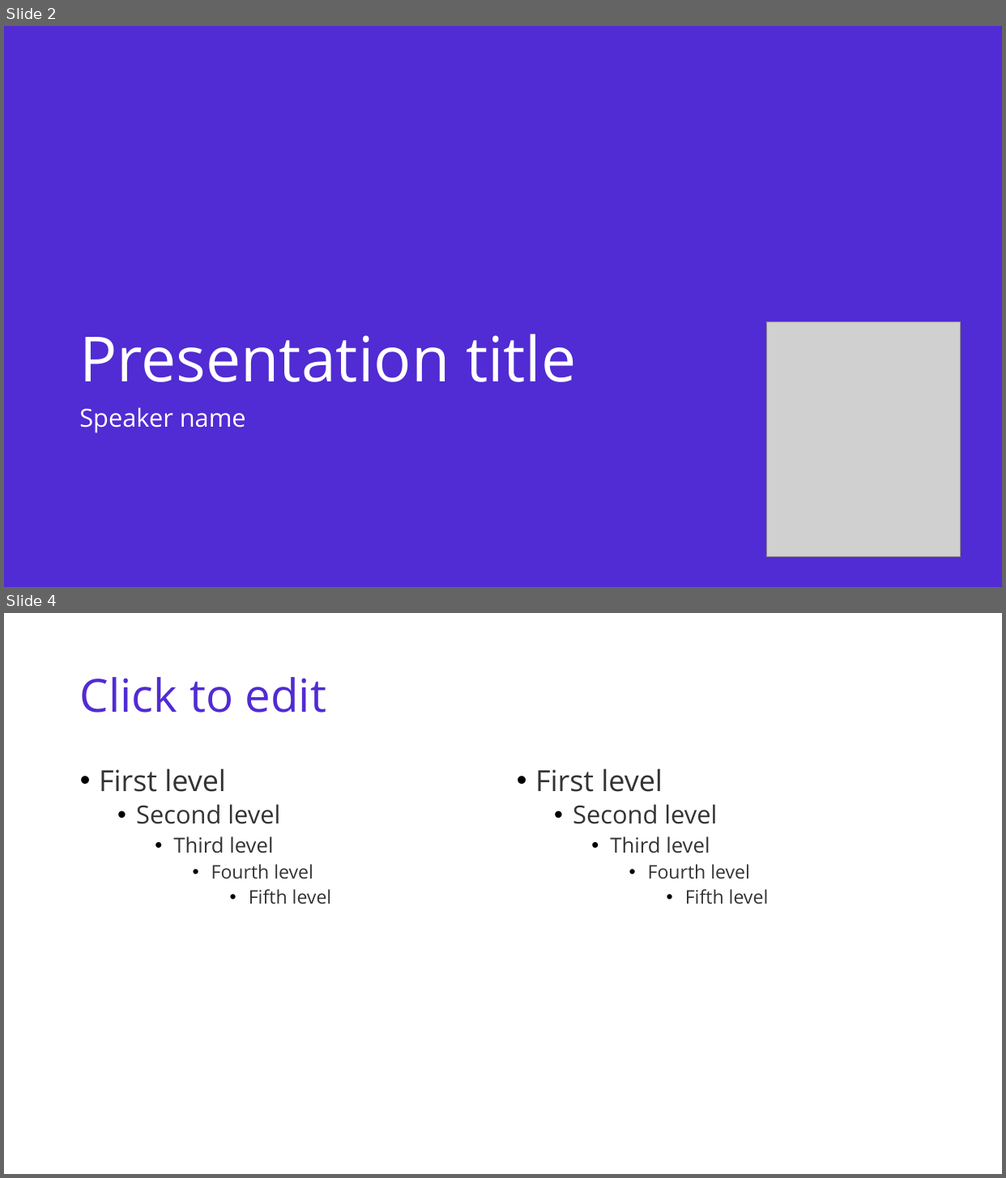
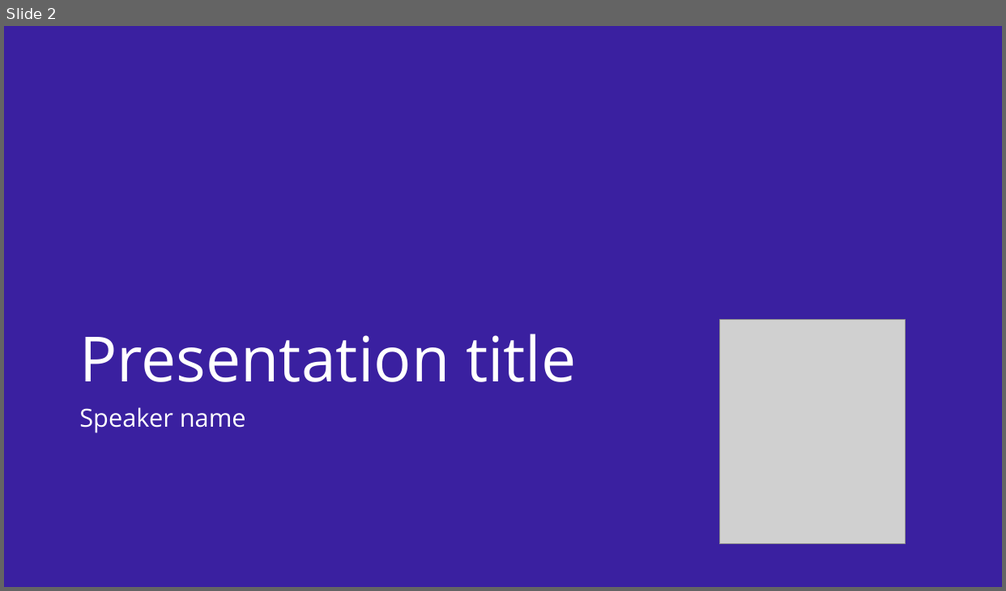
Before and after one commit to dotnet/brand, a slide deck: presentation-template/dotnet-deck-template.odp. Shown one above the other, each under a label of ours: slides 2 and 4 before the commit, slide 2 after it; the slides between them are not shown. The pictures are 1006x1178 and 1006x591 pixels, drawn with LibreOffice and Linux fonts; fonts in the diff are those of the drawing; grey boxes stand for pictures. Boxes give left, top, right and bottom in pixels: in the first picture for what was removed or moved away, otherwise in the second. Text is boxed around its words. In the diff, an @@ line names an element or a change of style, - is before the commit and + after.

```diff
--- a/presentation-template/dotnet-deck-template.odp
+++ b/presentation-template/dotnet-deck-template.odp
@@ slide 4 removed at bbox=[4, 613, 1002, 1174], background #FFFFFF @@
@@ title removed at bbox=[80, 677, 326, 713] @@
-Click to edit
@@ text removed at bbox=[99, 769, 332, 904] @@
-• First level
-  • Second level
-    • Third level
-      • Fourth level
-        • Fifth level
@@ text removed at bbox=[535, 769, 769, 904] @@
-• First level
-  • Second level
-    • Third level
-      • Fourth level
-        • Fifth level
@@ slide 2 changed as well @@
@@ background #512BD3 to #3A20A0 @@
@@ picture: place and size @@
-picture at bbox=[766, 322, 960, 557]
+picture at bbox=[720, 319, 906, 544]
```
Also in this commit, not shown: 4 other slides changed, 9 slides added, 7 other slides removed, 7 other files.
